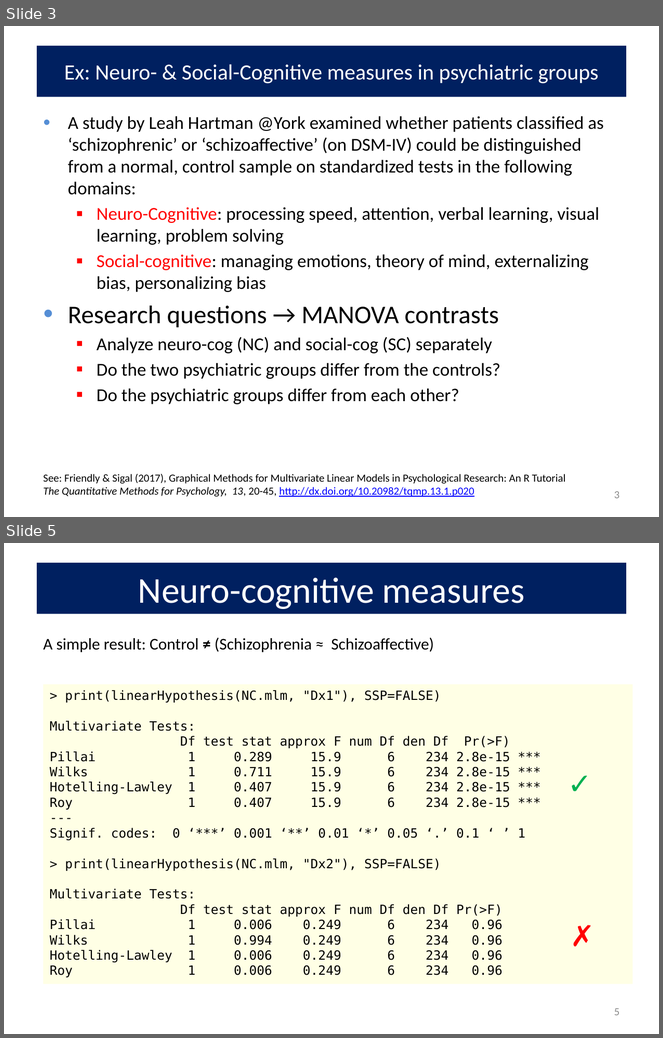
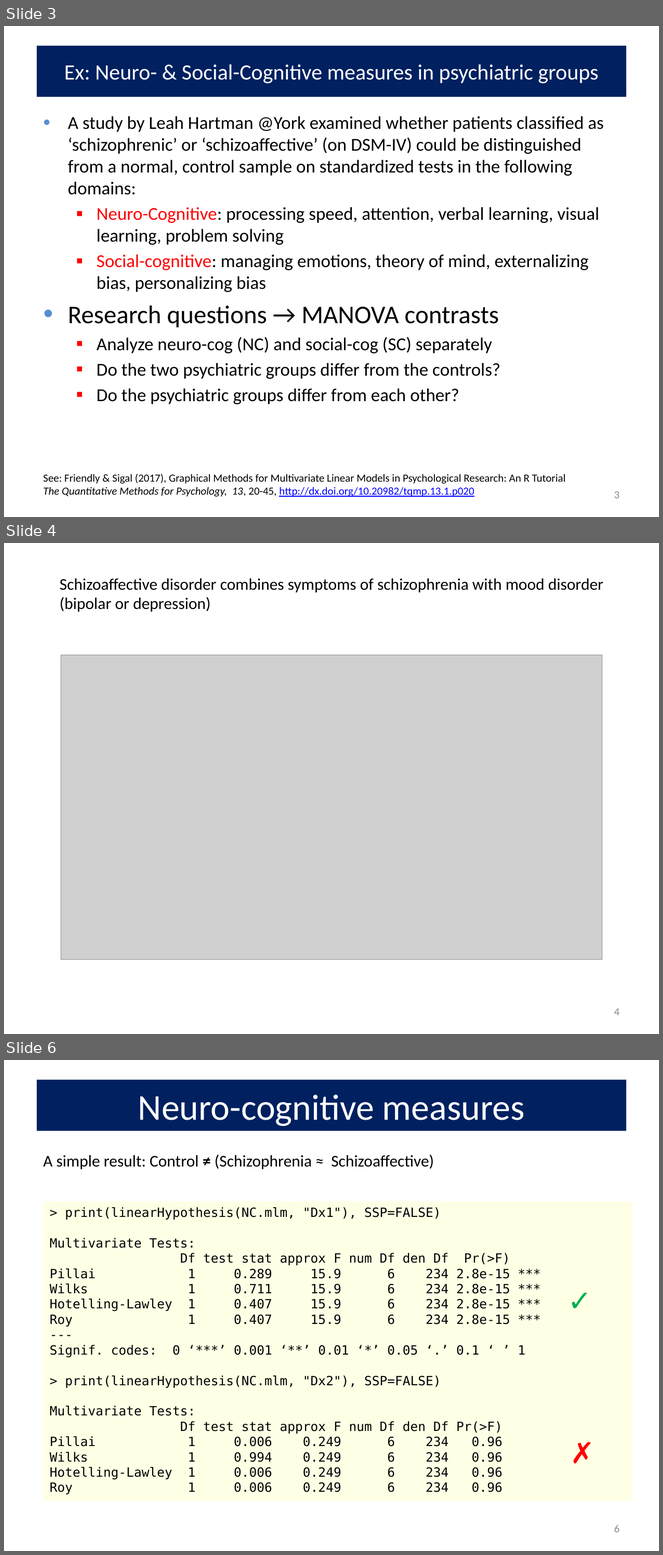
Before and after one commit to friendly/VisMLM-course, a slide deck: docs/lectures/lecture3.pptx. Shown one above the other, each under a label of ours: slides 3 and 5 before the commit, slides 3, 4 and 6 after it; the slides between them are not shown. The pictures are 663x1038 and 663x1555 pixels, drawn with LibreOffice and Linux fonts; fonts in the diff are those of the drawing; grey boxes stand for pictures. Boxes give left, top, right and bottom in pixels: in the first picture for what was removed or moved away, otherwise in the second. Text is boxed around its words. In the diff, an @@ line names an element or a change of style, - is before the commit and + after.

```diff
--- a/docs/lectures/lecture3.pptx
+++ b/docs/lectures/lecture3.pptx
@@ slide 4 added at (x1=4, y1=543, x2=659, y2=1034), background #FFFFFF @@
@@ text added at (x1=60, y1=578, x2=604, y2=612), 18 pt, text #000000 @@
+Schizoaffective disorder combines symptoms of schizophrenia with mood disorder (bipolar or depression)
@@ picture added at (x1=61, y1=655, x2=603, y2=960) @@
@@ page number added at (x1=614, y1=1008, x2=620, y2=1016), 12 pt, text #8C8C8C @@
+4
@@ what was slide 5 is now slide 6 @@
@@ page number at (x1=614, y1=1525, x2=620, y2=1533): text changed @@
-5
+6
```
Also in this commit, not shown: 9 slides changed, 2 other slides added, 35 other files.
